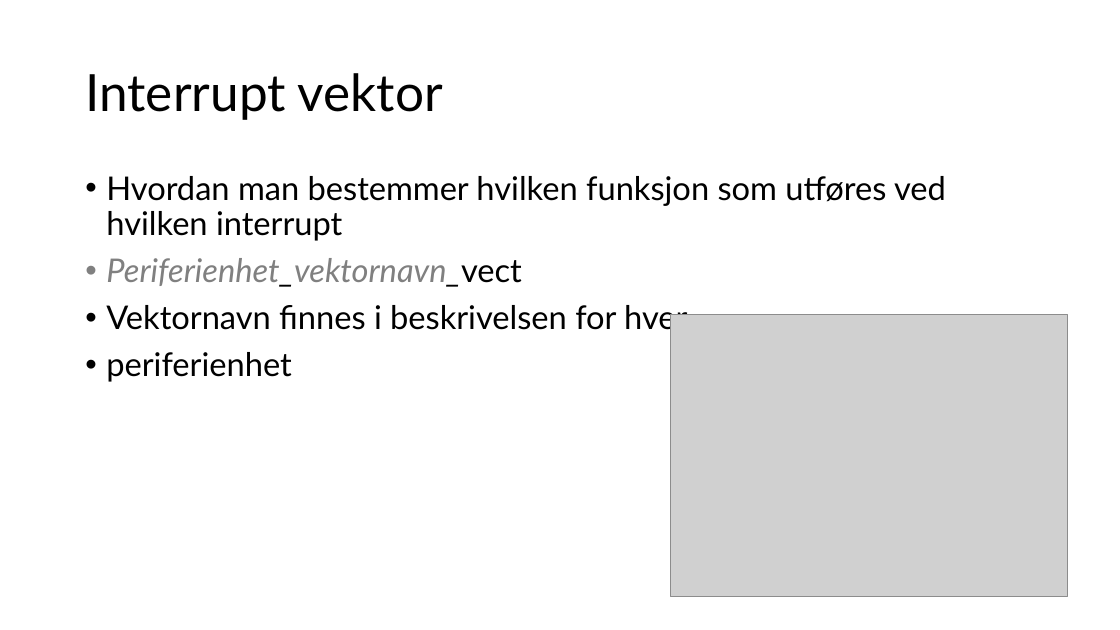
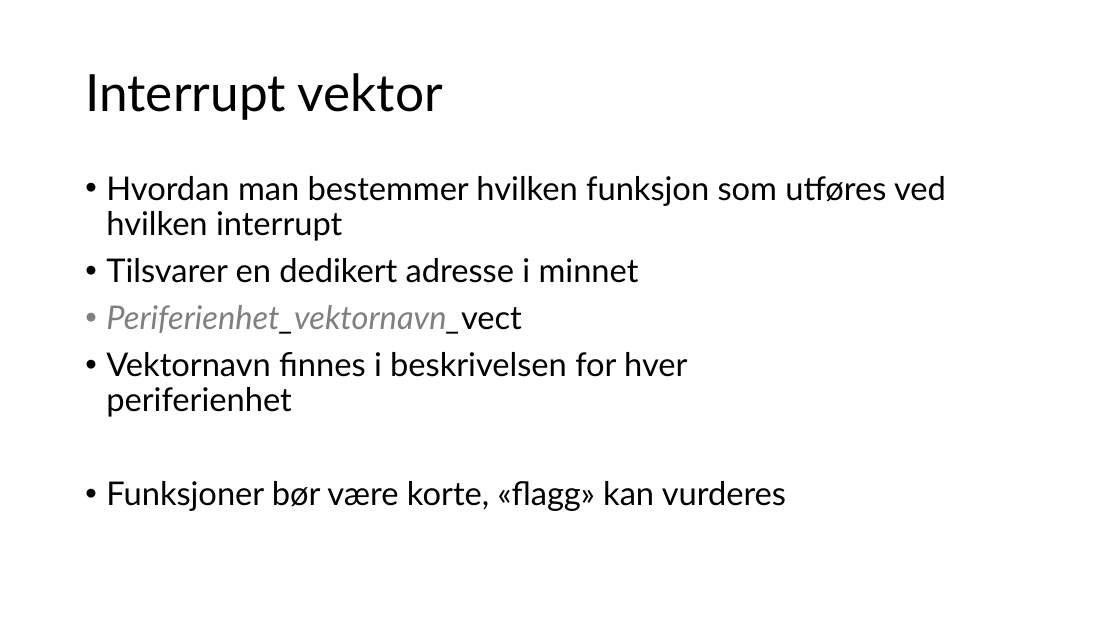
Before and after one commit to ElektraVerksted/AVR-kurs, a slide deck: slide 4 of Kursdag 2/Dag to.pptx. Drawn at 1120x630 pixels with LibreOffice and Linux fonts; fonts in the diff are those of the drawing; grey boxes stand for pictures. Boxes give left, top, right and bottom in pixels: in the first picture for what was removed or moved away, otherwise in the second. Text is boxed around its words. In the diff, an @@ line names an element or a change of style, - is before the commit and + after.

```diff
--- a/Kursdag 2/Dag to.pptx
+++ b/Kursdag 2/Dag to.pptx
@@ text at box(106, 258, 639, 283): paragraph added @@
+• Tilsvarer en dedikert adresse i minnet
@@ picture removed at box(670, 315, 1067, 597) @@
@@ text at box(106, 352, 786, 511): text changed @@
-• Vektornavn finnes i beskrivelsen for hver
-• periferienhet
+• Vektornavn finnes i beskrivelsen for hver
+  periferienhet
+• Funksjoner bør være korte, «flagg» kan vurderes
```
Also in this commit, not shown: 6 other slides changed, 4 slides added.
